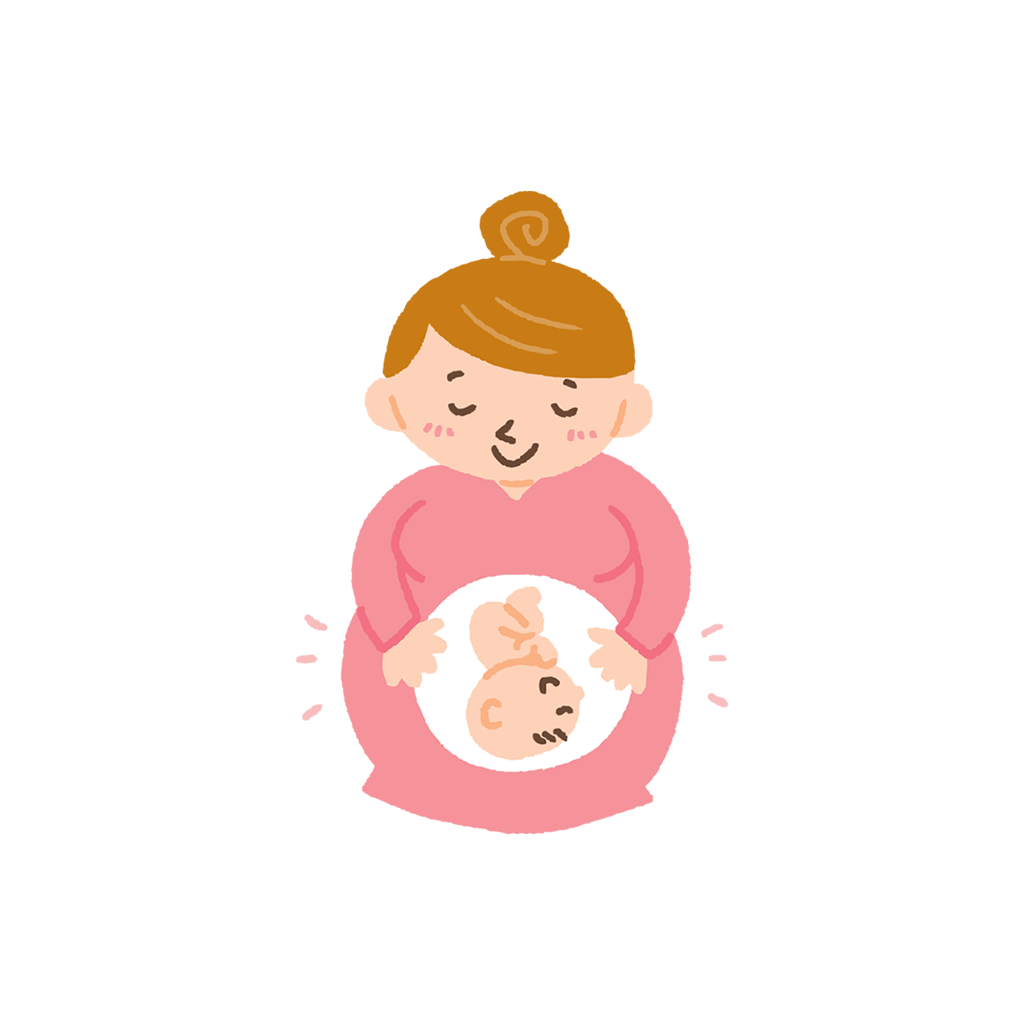
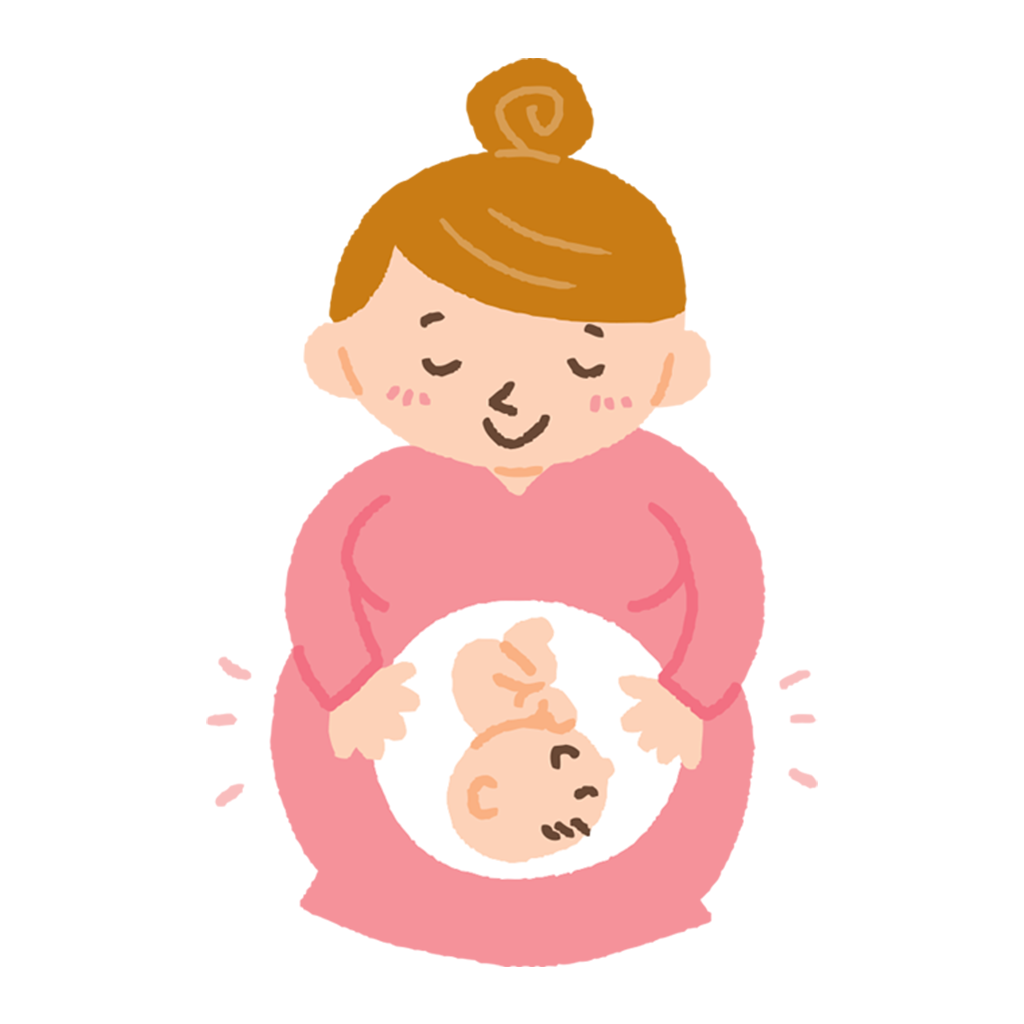
Layered file, before and after one edit (1024x1024). Changes by layer:
painted on "launcher_icon" over box(206, 58, 818, 967)
